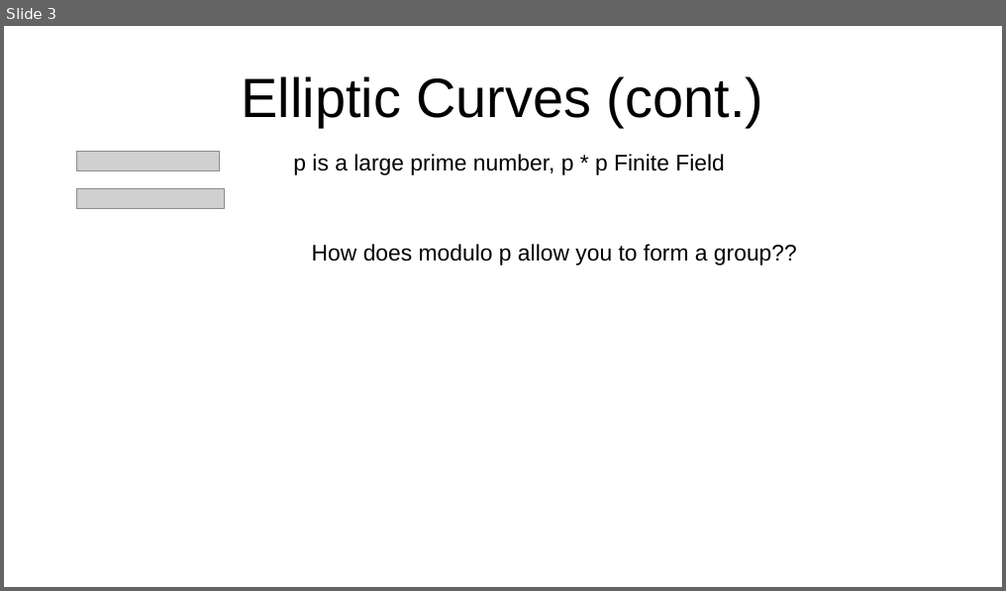
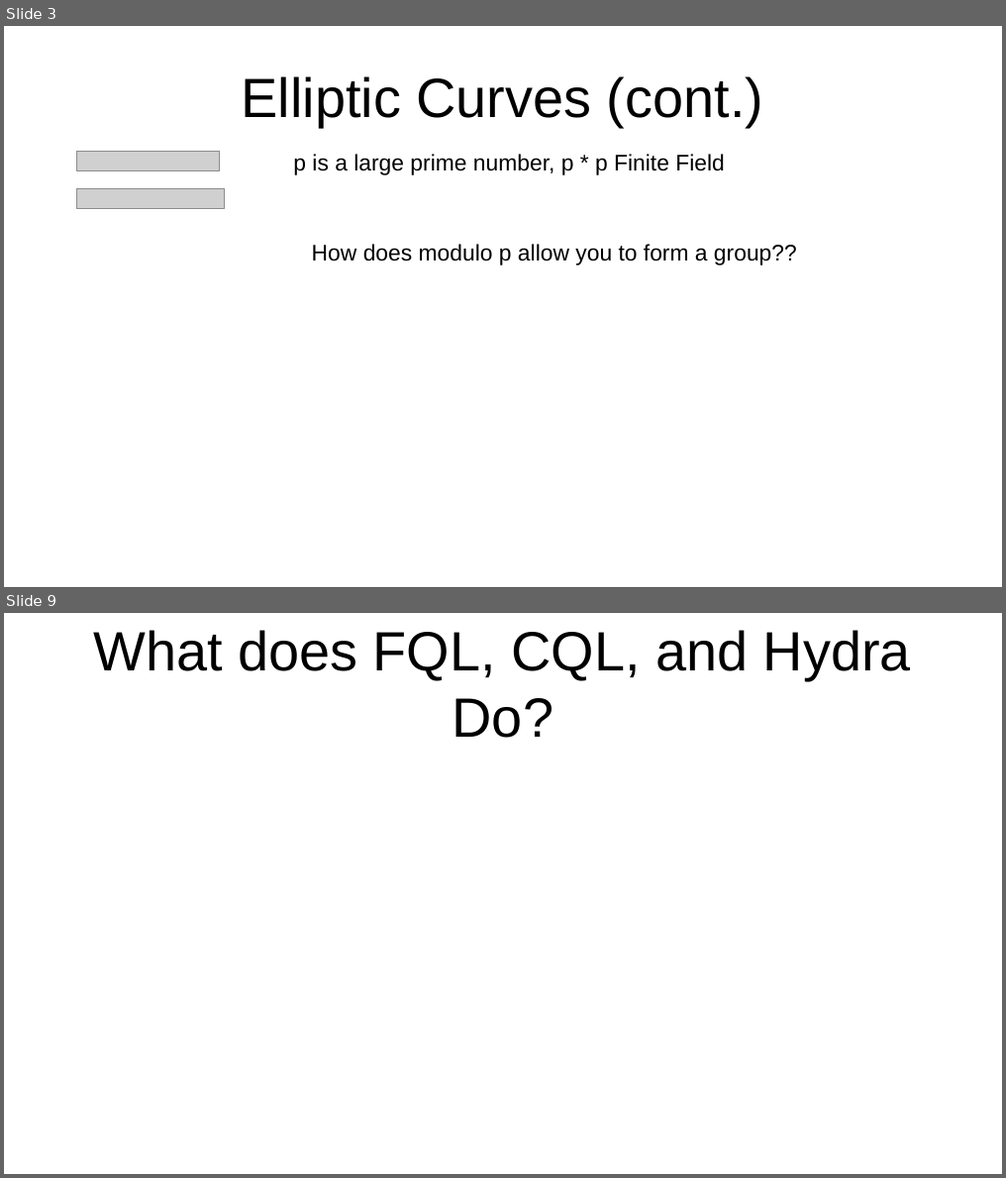
Before and after one commit to bshambaugh/Explorations-of-Category-Theory-for-Self-Sovereign-Identity, a slide deck: resources/IIW35_fA2022_cat_theory_for_SSI.odp. Shown one above the other, each under a label of ours: slide 3 before the commit, slides 3 and 9 after it; the slides between them are not shown. The pictures are 1006x591 and 1006x1178 pixels, drawn with LibreOffice and Linux fonts; fonts in the diff are those of the drawing; grey boxes stand for pictures. Boxes give left, top, right and bottom in pixels: in the first picture for what was removed or moved away, otherwise in the second. Text is boxed around its words. In the diff, an @@ line names an element or a change of style, - is before the commit and + after.

```diff
--- a/resources/IIW35_fA2022_cat_theory_for_SSI.odp
+++ b/resources/IIW35_fA2022_cat_theory_for_SSI.odp
@@ slide 9 added at [4,613,1002,1174], background #FFFFFF @@
@@ title added at [94,630,911,738], 44 pt, text #000000 @@
+What does FQL, CQL, and Hydra Do?
```
Also in this commit, not shown: 2 slides changed, 4 other slides added, 1 slide removed.
